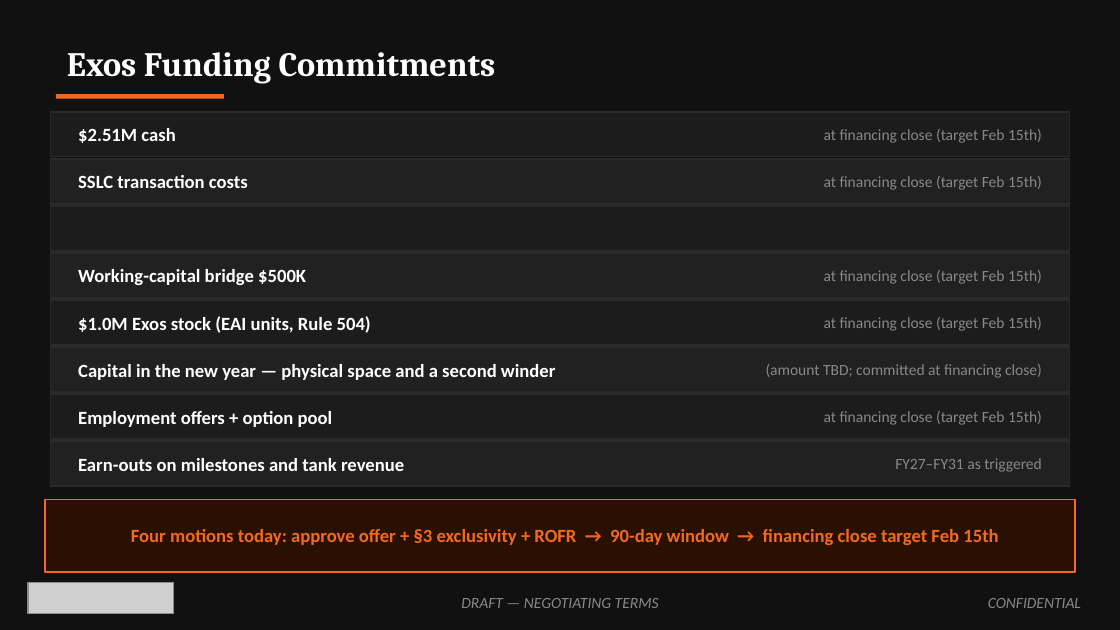
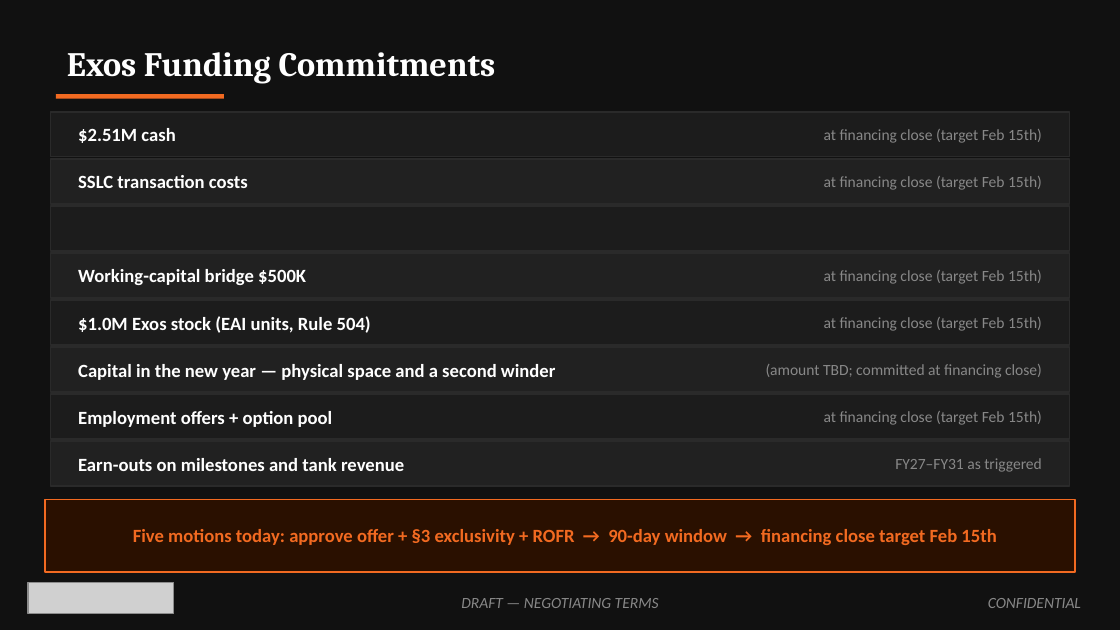
Before and after one commit to ExosAerospace/workspace, a slide deck: slide 11 of drafts/Exos_SSLC_Board_Offer_Overview_2026-10-10_r2.pptx (slide 10 before the commit). Drawn at 1120x630 pixels with LibreOffice and Linux fonts; fonts in the diff are those of the drawing; grey boxes stand for pictures. Boxes give left, top, right and bottom in pixels: in the first picture for what was removed or moved away, otherwise in the second. Text is boxed around its words. In the diff, an @@ line names an element or a change of style, - is before the commit and + after.

```diff
--- a/drafts/Exos_SSLC_Board_Offer_Overview_2026-10-10_r2.pptx
+++ b/drafts/Exos_SSLC_Board_Offer_Overview_2026-10-10_r2.pptx
@@ text at (133, 529, 996, 545): text changed @@
-Four motions today: approve offer + §3 exclusivity + ROFR → 90-day window → financing close target Feb 15th
+Five motions today: approve offer + §3 exclusivity + ROFR → 90-day window → financing close target Feb 15th
```
Also in this commit, not shown: 3 other slides changed, 2 slides added, 2 other files.
